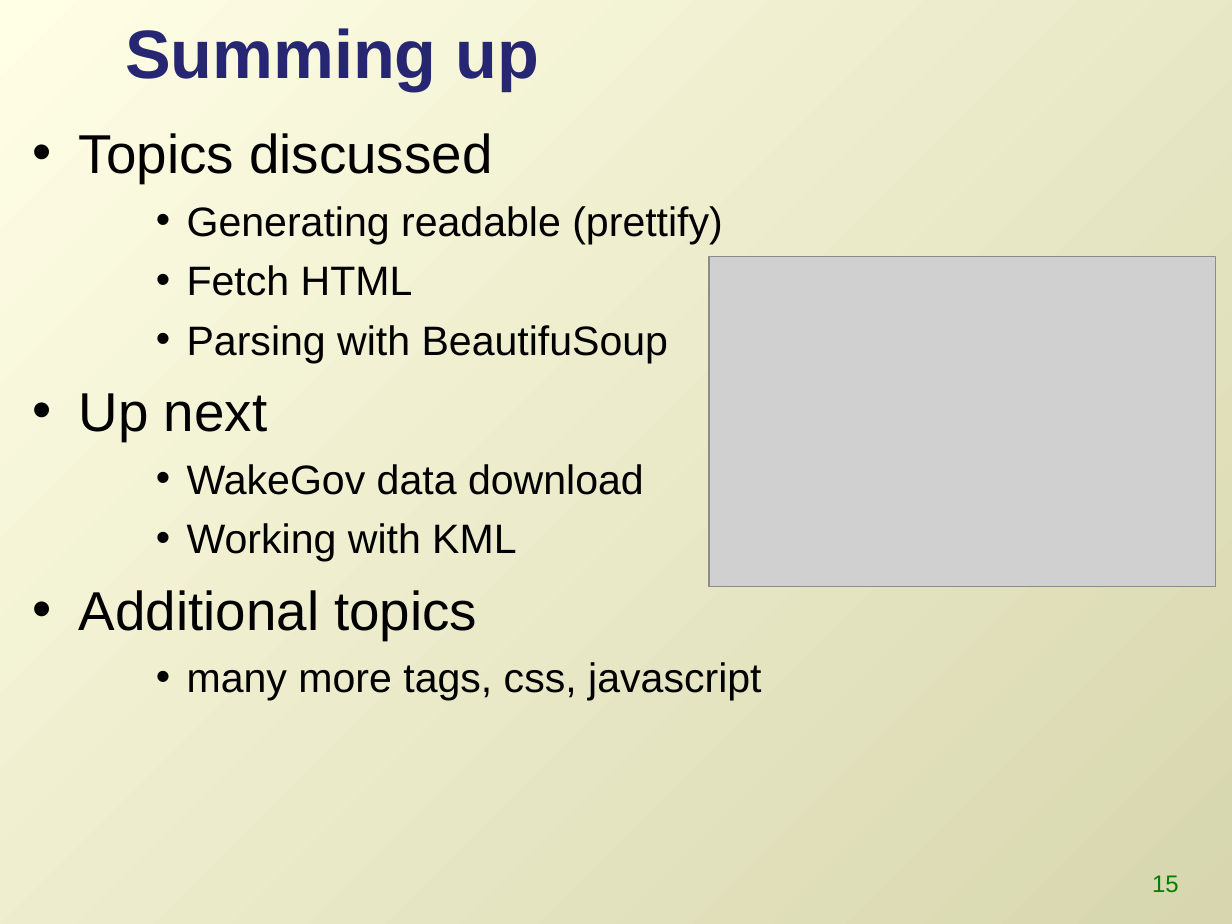
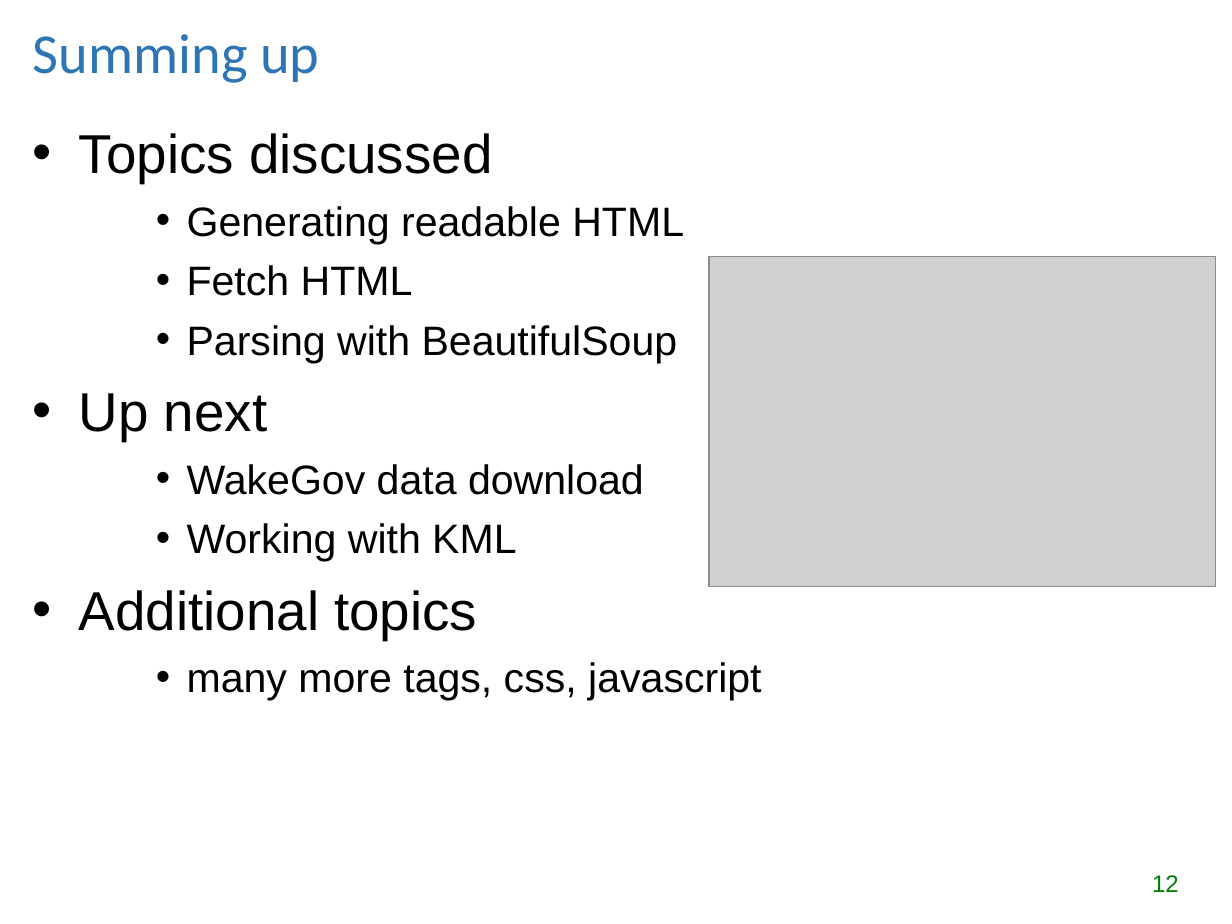
Before and after one commit to lgtateos/gis540, a slide deck: slide 12 of slides/parseMarkup.ppt (slide 15 before the commit). Drawn at 1232x924 pixels with LibreOffice and Linux fonts; fonts in the diff are those of the drawing; grey boxes stand for pictures. Boxes give left, top, right and bottom in pixels: in the first picture for what was removed or moved away, otherwise in the second. Text is boxed around its words. In the diff, an @@ line names an element or a change of style, - is before the commit and + after.

```diff
--- a/slides/parseMarkup.ppt
+++ b/slides/parseMarkup.ppt
@@ background gradient #FFFFE6 to #D7D6AE to #FFFFFF @@
@@ title "Summing up": place and size @@
-title "Summing up" at (125, 28, 539, 91)
+title "Summing up" at (33, 34, 319, 83)
@@ title "Summing up" at (33, 34, 319, 83): size 40 to 33 pt, font Arial to Calibri, text colour #262673 to #2E75B6, bold off @@
@@ text at (187, 206, 684, 244): text changed @@
-    • Generating readable (prettify)
+    • Generating readable HTML
@@ text at (187, 325, 678, 363): text changed @@
-    • Parsing with BeautifuSoup
+    • Parsing with BeautifulSoup
@@ page number at (1152, 875, 1179, 892): text changed @@
-15
+12
```
Also in this commit, not shown: 15 other slides changed, 3 slides added, 3 slides removed.
